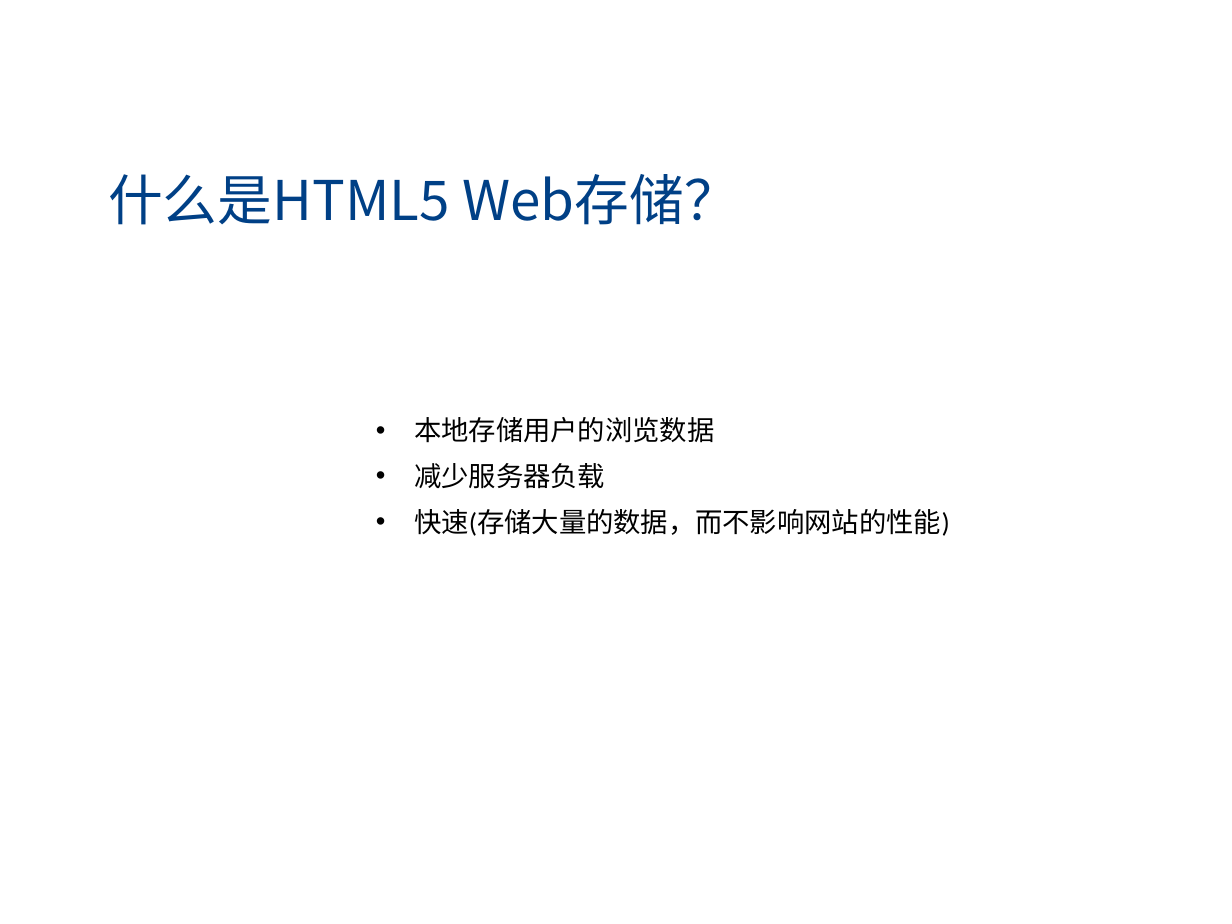
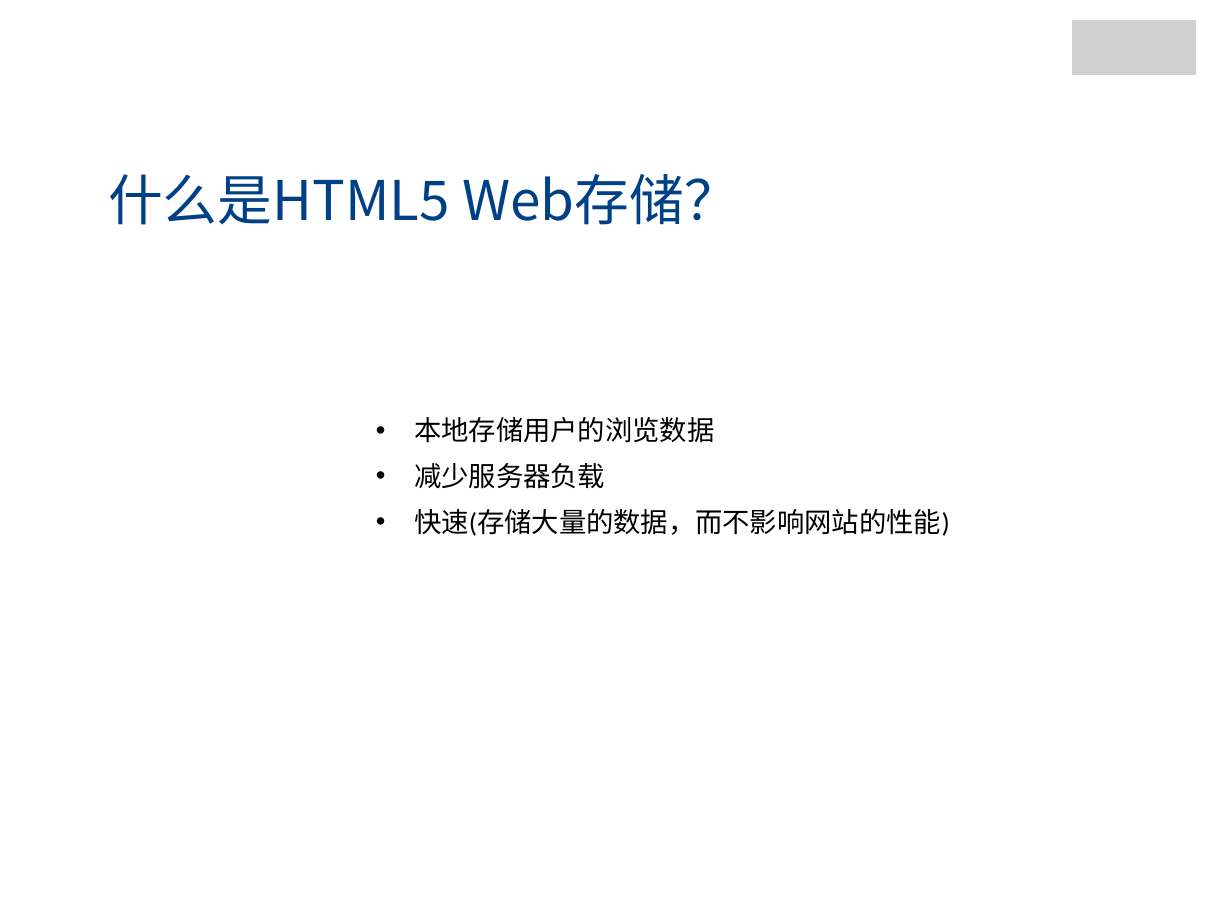
Before and after one commit to jianganglu/share-web-storage, a slide deck: slide 2 of Web存储.pptx. Drawn at 1232x924 pixels with LibreOffice and Linux fonts; fonts in the diff are those of the drawing; grey boxes stand for pictures; background and template pictures are left out. Boxes give left, top, right and bottom in pixels: in the first picture for what was removed or moved away, otherwise in the second. Text is boxed around its words. In the diff, an @@ line names an element or a change of style, - is before the commit and + after.

```diff
--- a/Web存储.pptx
+++ b/Web存储.pptx
@@ rectangle added at <box>1062,6,1216,18</box>, fill #FFFFFF, outline #FFFFFF 2 pt @@
@@ picture added at <box>1068,12,1202,76</box> @@
```
Also in this commit, not shown: 1 other slide changed, 1 slide added, 2 slides removed, 24 other files.
